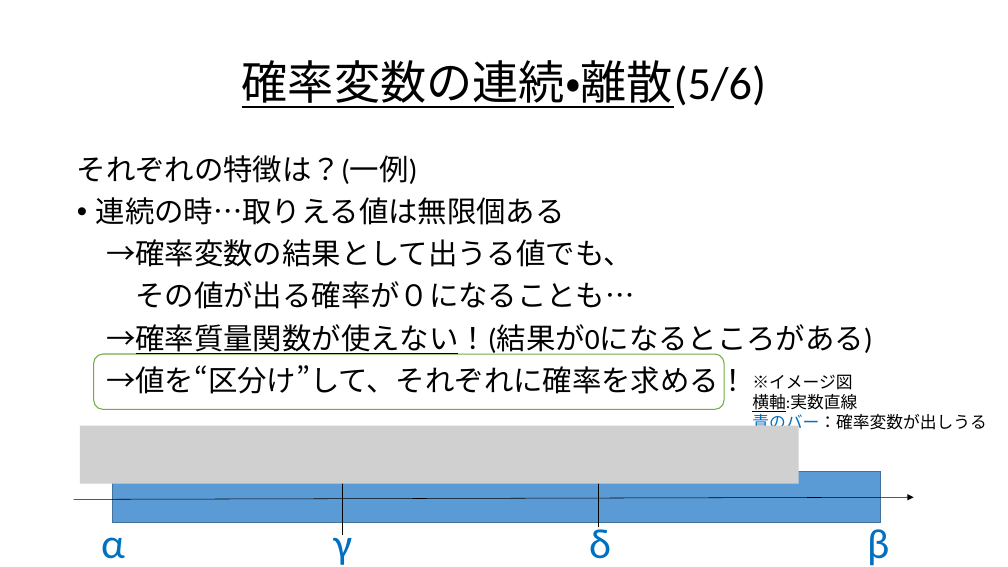
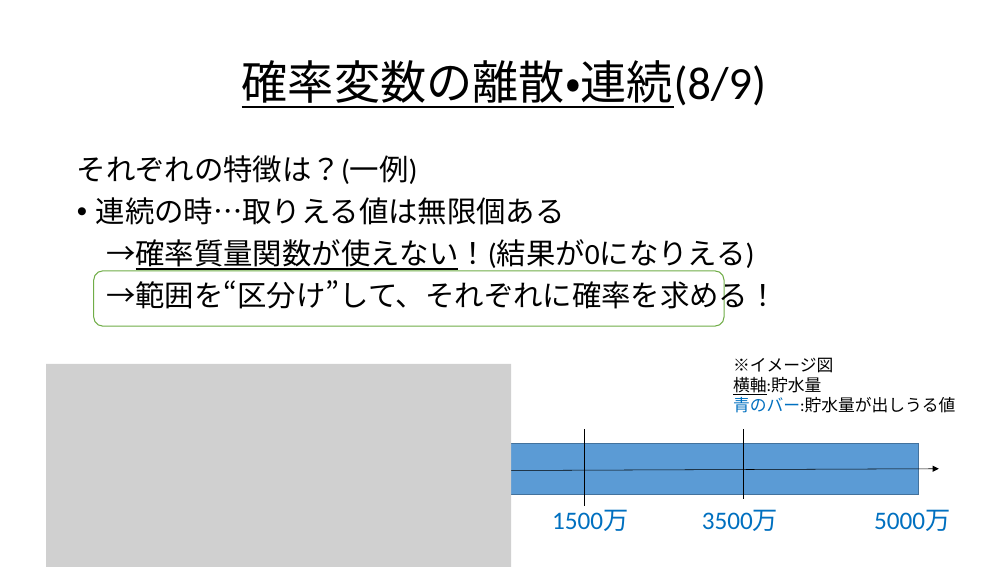
Before and after one commit to Ryo-KATAYAMA/Senior_Project, a slide deck: slide 35 of Chapter4_1.pptx (slide 27 before the commit). Drawn at 1008x567 pixels with LibreOffice and Linux fonts; fonts in the diff are those of the drawing; grey boxes stand for pictures. Boxes give left, top, right and bottom in pixels: in the first picture for what was removed or moved away, otherwise in the second. Text is boxed around its words. In the diff, an @@ line names an element or a change of style, - is before the commit and + after.

```diff
--- a/Chapter4_1.pptx
+++ b/Chapter4_1.pptx
@@ title at bbox=[242, 60, 767, 108]: text changed @@
-確率変数の連続・離散(5/6)
+確率変数の離散・連続(8/9)
@@ text at bbox=[106, 239, 778, 315]: text changed @@
-→確率変数の結果として出うる値でも、
-その値が出る確率が０になることも…
-→確率質量関数が使えない！(結果が0になるところがある)
-→値を“区分け”して、それぞれに確率を求める！
+→確率質量関数が使えない！(結果が0になりえる)
+→範囲を“区分け”して、それぞれに確率を求める！
@@ rounded rectangle: place and size @@
-rounded rectangle at bbox=[94, 354, 724, 409]
+rounded rectangle at bbox=[94, 271, 724, 326]
@@ text "※イメージ図": place and size @@
-text "※イメージ図" at bbox=[752, 374, 986, 433]
+text "※イメージ図" at bbox=[733, 357, 955, 413]
@@ picture added at bbox=[46, 364, 511, 567] @@
@@ text at bbox=[733, 377, 955, 413]: text changed @@
-横軸:実数直線
-青のバー：確率変数が出しうる値
+横軸:貯水量
+青のバー:貯水量が出しうる値
@@ picture removed at bbox=[80, 426, 799, 484] @@
@@ rectangle: place and size @@
-rectangle at bbox=[113, 472, 880, 523]
+rectangle at bbox=[442, 443, 918, 495]
@@ line moved from (599, 458) - (599, 528) to (585, 430) - (585, 506) @@
@@ line moved from (342, 458) - (342, 535) to (743, 430) - (743, 499) @@
@@ arrow added from (418, 471) to (939, 469), #000000 0.5 pt @@
@@ arrow removed from (73, 500) to (913, 498) @@
@@ text added at bbox=[552, 509, 950, 531], 24 pt, text #0070C0 @@
+0 1500万 3500万 5000万
@@ text removed at bbox=[101, 523, 889, 566] @@
-α γ δ β
```
Also in this commit, not shown: 28 other slides changed, 12 slides added, 2 slides removed, 1 other file.
